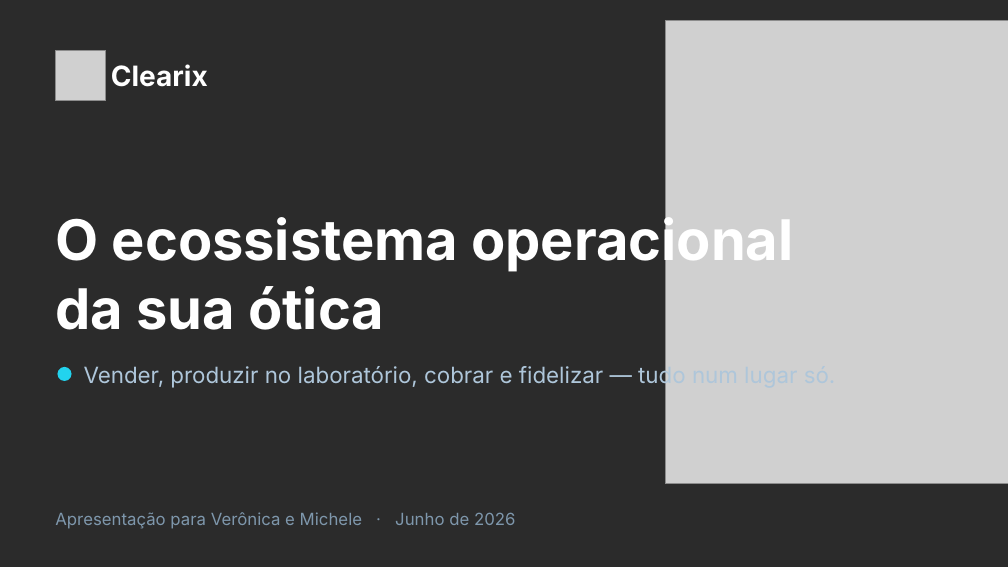
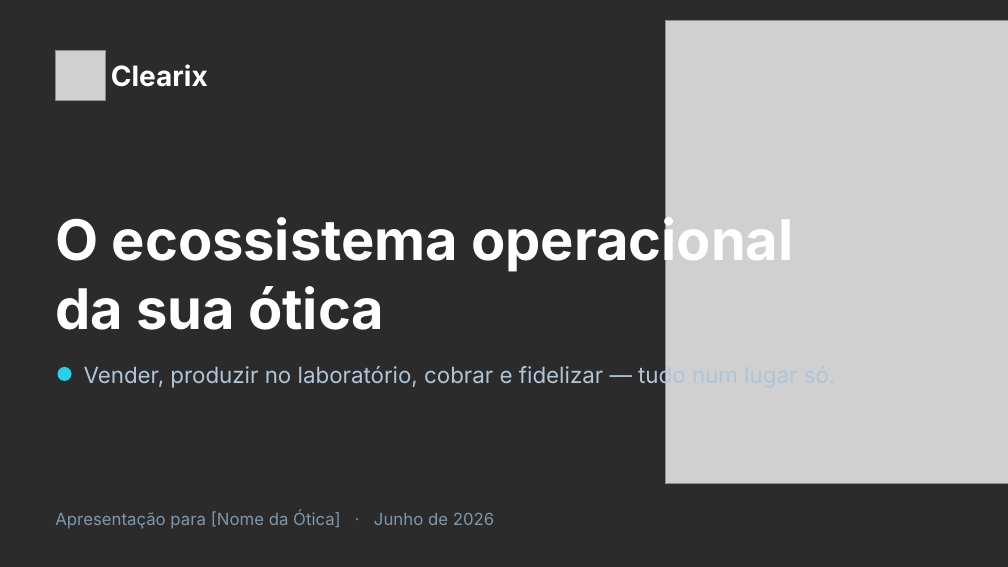
Before and after one commit to sisdigiai/sisdigiai, a slide deck: slide 1 of docs/divulgacao/pitch-clearix-assessoria/Clearix-Pitch-Oticas.pptx. Drawn at 1008x567 pixels with LibreOffice and Linux fonts; fonts in the diff are those of the drawing; grey boxes stand for pictures; background and template pictures are left out; a plain dark background stands for a picture behind light text. Boxes give left, top, right and bottom in pixels: in the first picture for what was removed or moved away, otherwise in the second. Text is boxed around its words. In the diff, an @@ line names an element or a change of style, - is before the commit and + after.

```diff
--- a/docs/divulgacao/pitch-clearix-assessoria/Clearix-Pitch-Oticas.pptx
+++ b/docs/divulgacao/pitch-clearix-assessoria/Clearix-Pitch-Oticas.pptx
@@ text at (55, 512, 494, 529): text changed @@
-Apresentação para Verônica e Michele · Junho de 2026
+Apresentação para [Nome da Ótica] · Junho de 2026
```
Also in this commit, not shown: 6 other slides changed, 1 slide added, 4 slides removed, 3 other files.
